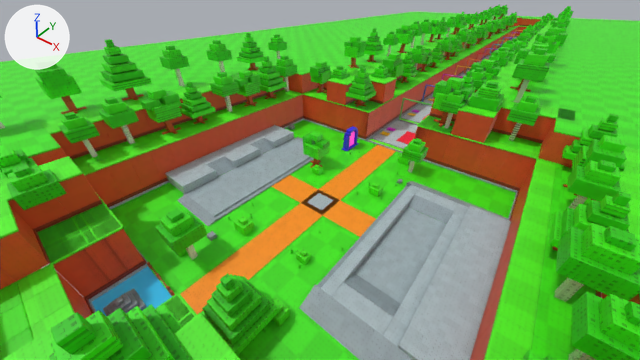
Before and after pictures for a commit that changed the Blender file chess-evolution/map/v2/ChessMap_v2.blend.
Rendered twice from the file's camera 'CAM_ThreeQuarter'. Lighting does not change. The marker at upper left points along +X, +Y and +Z. The first picture is the older version.

Objects in the first picture: 'Apron', 'ArchL', 'ArchTop', 'Base', 'CentralFloor', 'HubGrass', 'Inner', 'LandTop', 'LandTop.003', 'PathMain', 'PillarL', 'PillarR', 'RearShelf', 'Tree005', 'Tree007', 'Tree024', 'Tree143', 'Tree144', 'Tree145', 'Tree146', 'Wall045' and 216 more.
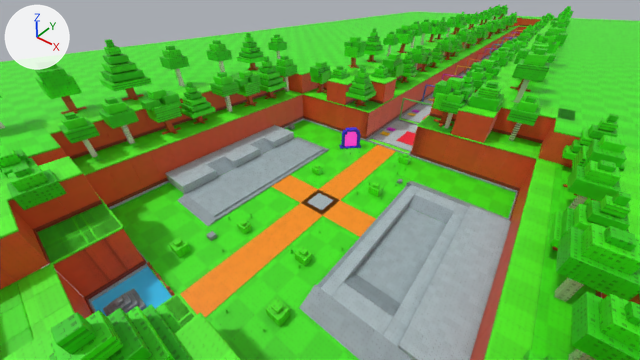
Where the change shows, as pixel boxes [x1, y1, x2, y2] in the pictures (640 x 360 px):
'Tree144', deleted (green)
    before: [201, 273, 279, 356]
'Tree143', deleted (green)
    before: [155, 207, 207, 260]
'Tree145', deleted (green)
    before: [303, 131, 330, 168]
'Tree146', deleted (green)
    before: [402, 138, 428, 173]
'Inner', moved, turned
    before: [349, 131, 355, 147]
    after: [345, 132, 357, 146]
'PillarL', moved, turned
    before: [343, 135, 350, 150]
    after: [341, 132, 345, 147]
'Base', moved, turned
    before: [341, 143, 359, 152]
    after: [339, 145, 361, 149]
'PillarR', moved, turned
    before: [354, 131, 358, 144]
    after: [356, 134, 361, 147]
'ArchTop', moved, turned
    before: [346, 126, 357, 133]
    after: [346, 127, 357, 132]
'ArchL', moved, turned
    before: [345, 132, 351, 137]
    after: [343, 130, 347, 135]
'ArchR', moved, turned (not visible before)
    after: [356, 129, 360, 134]

What changed in the scene script:
```text
Change ob_base:
    ob_base.location: (0.0, 0.0, 0.0) -> (-38.9, 2.0, 0.0)
    ob_base.rotation_euler: (0.0, 0.0, 0.0) -> (0.0, 0.0, -0.785)  # degrees (0, 0, 0) -> degrees (0, 0, -45)
Change ob_pillarl:
    ob_pillarl.location: (0.0, 0.0, 0.0) -> (-38.9, 2.0, 0.0)
    ob_pillarl.rotation_euler: (0.0, 0.0, 0.0) -> (0.0, 0.0, -0.785)  # degrees (0, 0, 0) -> degrees (0, 0, -45)
Change ob_pillarr:
    ob_pillarr.location: (0.0, 0.0, 0.0) -> (-38.9, 2.0, 0.0)
    ob_pillarr.rotation_euler: (0.0, 0.0, 0.0) -> (0.0, 0.0, -0.785)  # degrees (0, 0, 0) -> degrees (0, 0, -45)
Change ob_archl:
    ob_archl.location: (0.0, 0.0, 0.0) -> (-38.9, 2.0, 0.0)
    ob_archl.rotation_euler: (0.0, 0.0, 0.0) -> (0.0, 0.0, -0.785)  # degrees (0, 0, 0) -> degrees (0, 0, -45)
Change ob_archr:
    ob_archr.location: (0.0, 0.0, 0.0) -> (-38.9, 2.0, 0.0)
    ob_archr.rotation_euler: (0.0, 0.0, 0.0) -> (0.0, 0.0, -0.785)  # degrees (0, 0, 0) -> degrees (0, 0, -45)
Change ob_archtop:
    ob_archtop.location: (0.0, 0.0, 0.0) -> (-38.9, 2.0, 0.0)
    ob_archtop.rotation_euler: (0.0, 0.0, 0.0) -> (0.0, 0.0, -0.785)  # degrees (0, 0, 0) -> degrees (0, 0, -45)
Change ob_inner:
    ob_inner.location: (0.0, 0.0, 0.0) -> (-38.9, 2.0, 0.0)
    ob_inner.rotation_euler: (0.0, 0.0, 0.0) -> (0.0, 0.0, -0.785)  # degrees (0, 0, 0) -> degrees (0, 0, -45)
Remove ob_tree143:
    ob_tree143 = bpy.data.objects.new('Tree143', None)
    ob_tree143.location = (-15.4, -48.6, 0.0)
    ob_tree143.scale = (0.832, 0.832, 0.832)
    ob_tree143.instance_type = 'COLLECTION'
    ob_tree143.instance_collection = col_tree_paletrunk
Remove ob_tree144:
    ob_tree144 = bpy.data.objects.new('Tree144', None)
    ob_tree144.location = (16.0, -51.8, 0.0)
    ob_tree144.scale = (0.811, 0.811, 0.811)
    ob_tree144.instance_type = 'COLLECTION'
    ob_tree144.instance_collection = col_tree_stepped
Remove ob_tree145:
    ob_tree145 = bpy.data.objects.new('Tree145', None)
    ob_tree145.location = (-20.4, 21.3, 0.0)
    ob_tree145.scale = (0.726, 0.726, 0.726)
    ob_tree145.instance_type = 'COLLECTION'
    ob_tree145.instance_collection = col_tree_offsetbox
Remove ob_tree146:
    ob_tree146 = bpy.data.objects.new('Tree146', None)
    ob_tree146.location = (20.1, 45.7, 0.0)
    ob_tree146.rotation_euler = (0.0, 0.0, 4.712)  # degrees (0, 0, 270)
    ob_tree146.scale = (0.725, 0.725, 0.725)
    ob_tree146.instance_type = 'COLLECTION'
    ob_tree146.instance_collection = col_tree_paletrunk
```
